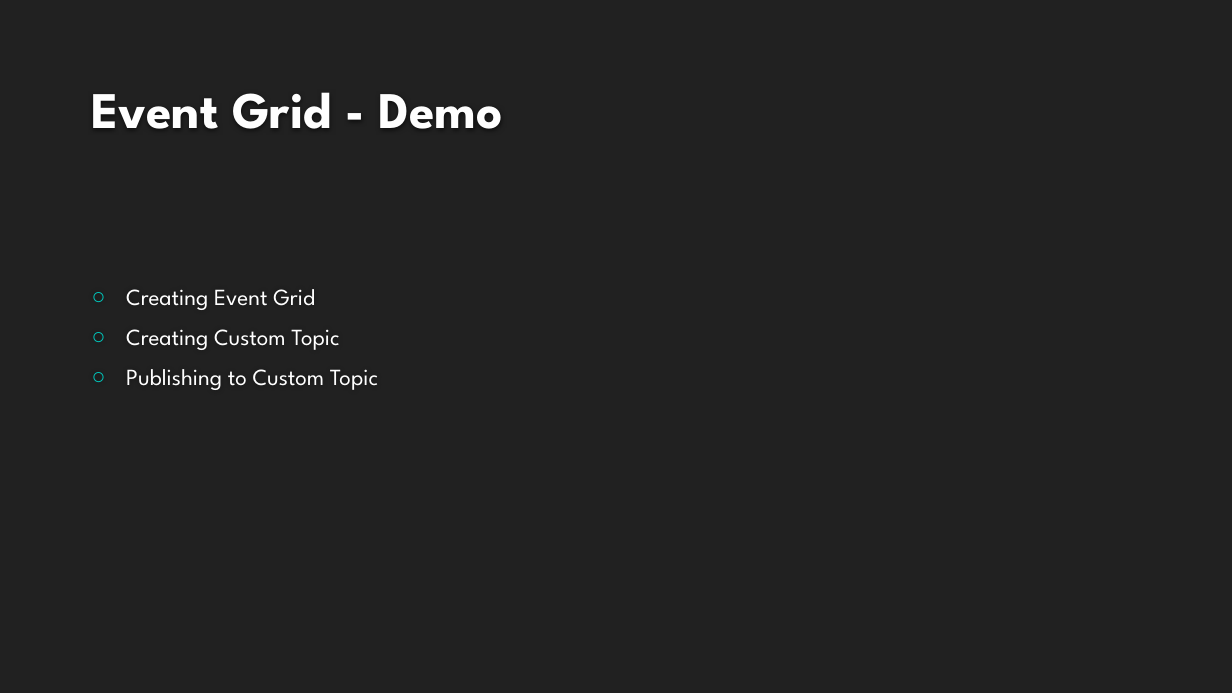
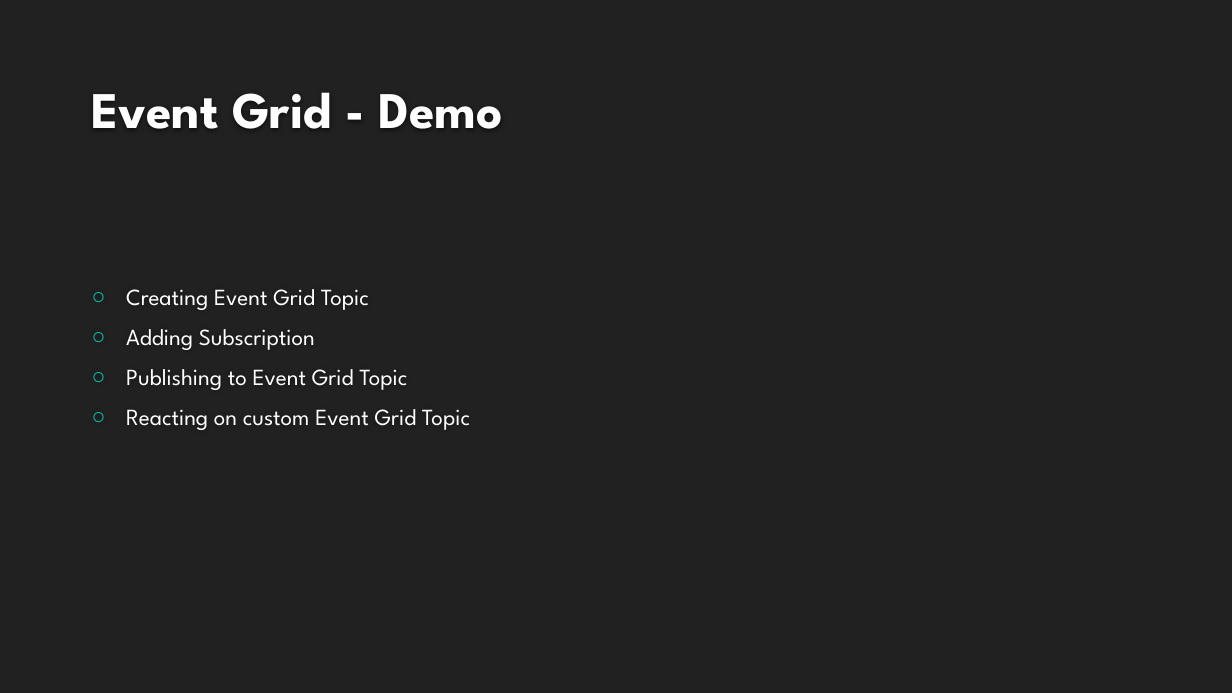
Before and after one commit to kamil-mrzyglod/Workshops, a slide deck: slide 58 of AzureDay2019/Developing services with Azure Functions.pptx (slide 56 before the commit). Drawn at 1232x693 pixels with LibreOffice and Linux fonts; fonts in the diff are those of the drawing; background and template pictures are left out. Boxes give left, top, right and bottom in pixels: in the first picture for what was removed or moved away, otherwise in the second. Text is boxed around its words. In the diff, an @@ line names an element or a change of style, - is before the commit and + after.

```diff
--- a/AzureDay2019/Developing services with Azure Functions.pptx
+++ b/AzureDay2019/Developing services with Azure Functions.pptx
@@ text at bbox=[126, 289, 470, 430]: text changed @@
-○ Creating Event Grid
-○ Creating Custom Topic
-○ Publishing to Custom Topic
+○ Creating Event Grid Topic
+○ Adding Subscription
+○ Publishing to Event Grid Topic
+○ Reacting on custom Event Grid Topic
```
Also in this commit, not shown: 3 other slides changed, 4 slides added, 25 other files.
